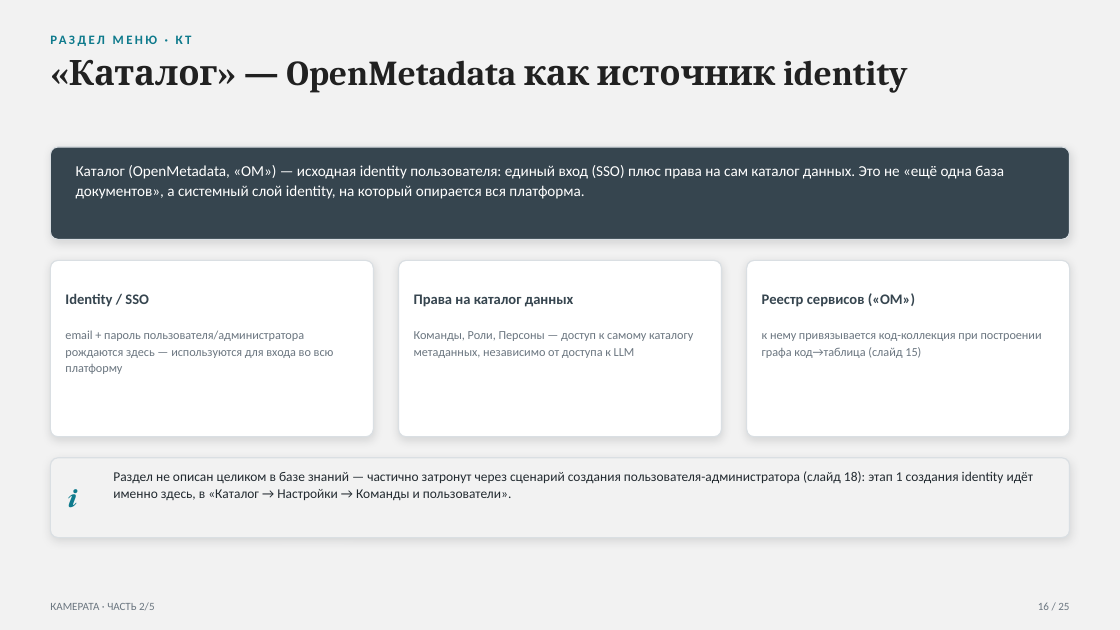
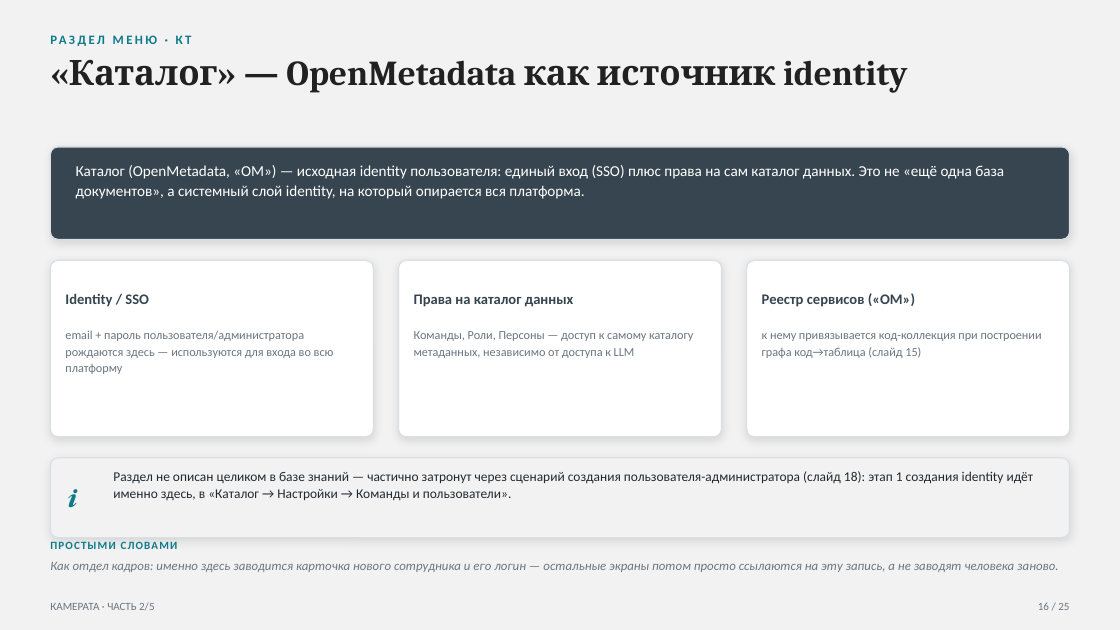
Before and after one commit to vladilslavandrosov-prog/job-RAG, a slide deck: slide 16 of docs/presentations/02-platforma-arhitektura.pptx. Drawn at 1120x630 pixels with LibreOffice and Linux fonts; fonts in the diff are those of the drawing. Boxes give left, top, right and bottom in pixels: in the first picture for what was removed or moved away, otherwise in the second. Text is boxed around its words. In the diff, an @@ line names an element or a change of style, - is before the commit and + after.

```diff
--- a/docs/presentations/02-platforma-arhitektura.pptx
+++ b/docs/presentations/02-platforma-arhitektura.pptx
@@ text added at <box>50,539,1070,555</box>, 9.5 pt, text #0E7A8C, bold @@
+ПРОСТЫМИ СЛОВАМИ
@@ text added at <box>50,562,1058,572</box>, 11 pt, text #6B7680, italic @@
+Как отдел кадров: именно здесь заводится карточка нового сотрудника и его логин — остальные экраны потом просто ссылаются на эту запись, а не заводят человека заново.
```
Also in this commit, not shown: 10 other slides changed.
